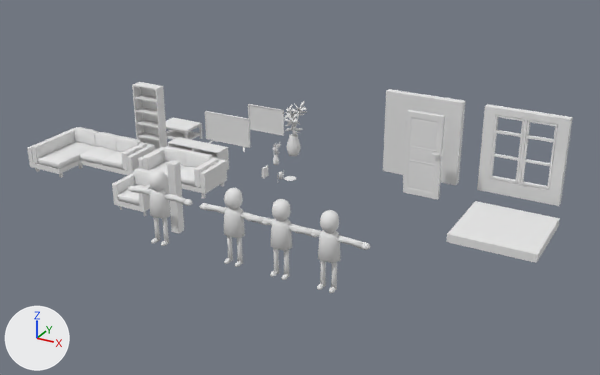
What one commit did to the Blender file models.blend.
Both versions are drawn from a camera (50 mm lens) standing at (9.38, -15.41, 8.34) and looking at (0.58, 0.59, 0.34). Every picture has the same lights, and +X, +Y and +Z are marked at lower left.

The first picture shows 'Bookshelf', 'Door', 'Floor', 'LoveSeat', 'Model.001', 'Model.002', 'Model.003', 'Soffa', 'TV', 'Wall', 'WallWithWindow', 'Window'.
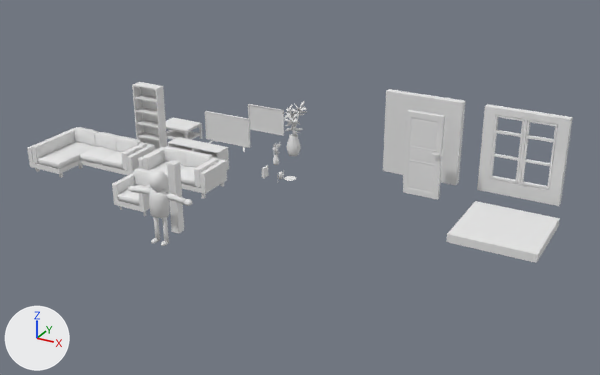
Changed parts and their boxes (x1, y1, x2, y2) in the pictures (600 x 375 px):
'Model.003', deleted
    before: (291, 210, 370, 293)
'Model.002', deleted
    before: (245, 199, 318, 280)
'Model.001', deleted
    before: (199, 188, 269, 267)

Edits to the bpy script that builds the scene:
```text
Remove ob_model_003:
    ob_model_003 = bpy.data.objects.new('Model.003', me_sphere_003)
    ob_model_003.location = (3.05, -2.72, 0.0)
    ob_model_003.rotation_euler = (0.0, 0.0, -1.571)  # degrees (0, 0, -90)
Remove ob_model_002:
    ob_model_002 = bpy.data.objects.new('Model.002', me_sphere_002)
    ob_model_002.location = (1.99, -2.72, 0.0)
    ob_model_002.rotation_euler = (0.0, 0.0, -1.571)  # degrees (0, 0, -90)
Remove ob_model_001:
    ob_model_001 = bpy.data.objects.new('Model.001', me_sphere_001)
    ob_model_001.location = (0.88, -2.72, 0.0)
    ob_model_001.rotation_euler = (0.0, 0.0, -1.571)  # degrees (0, 0, -90)
```
